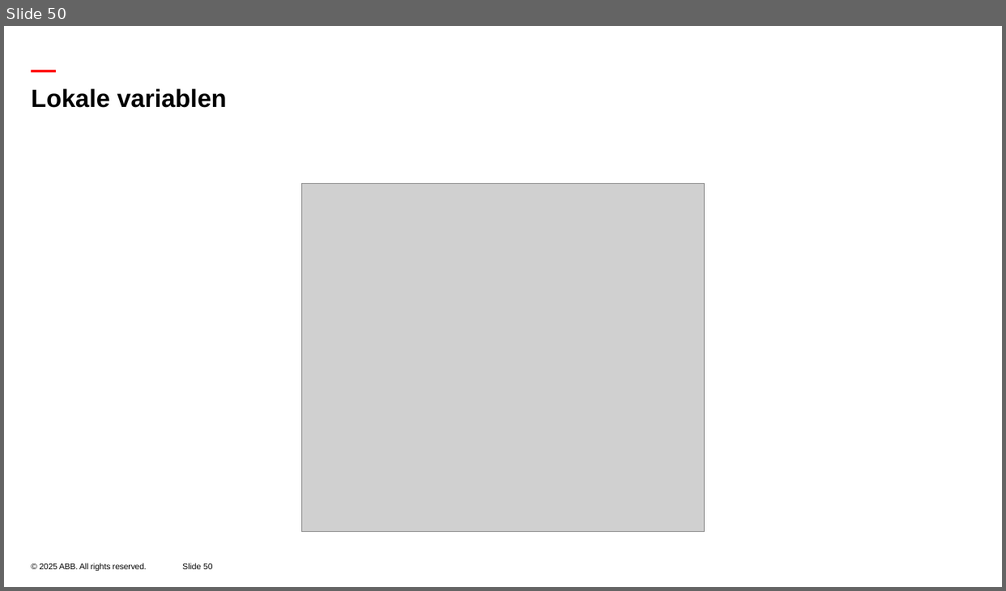
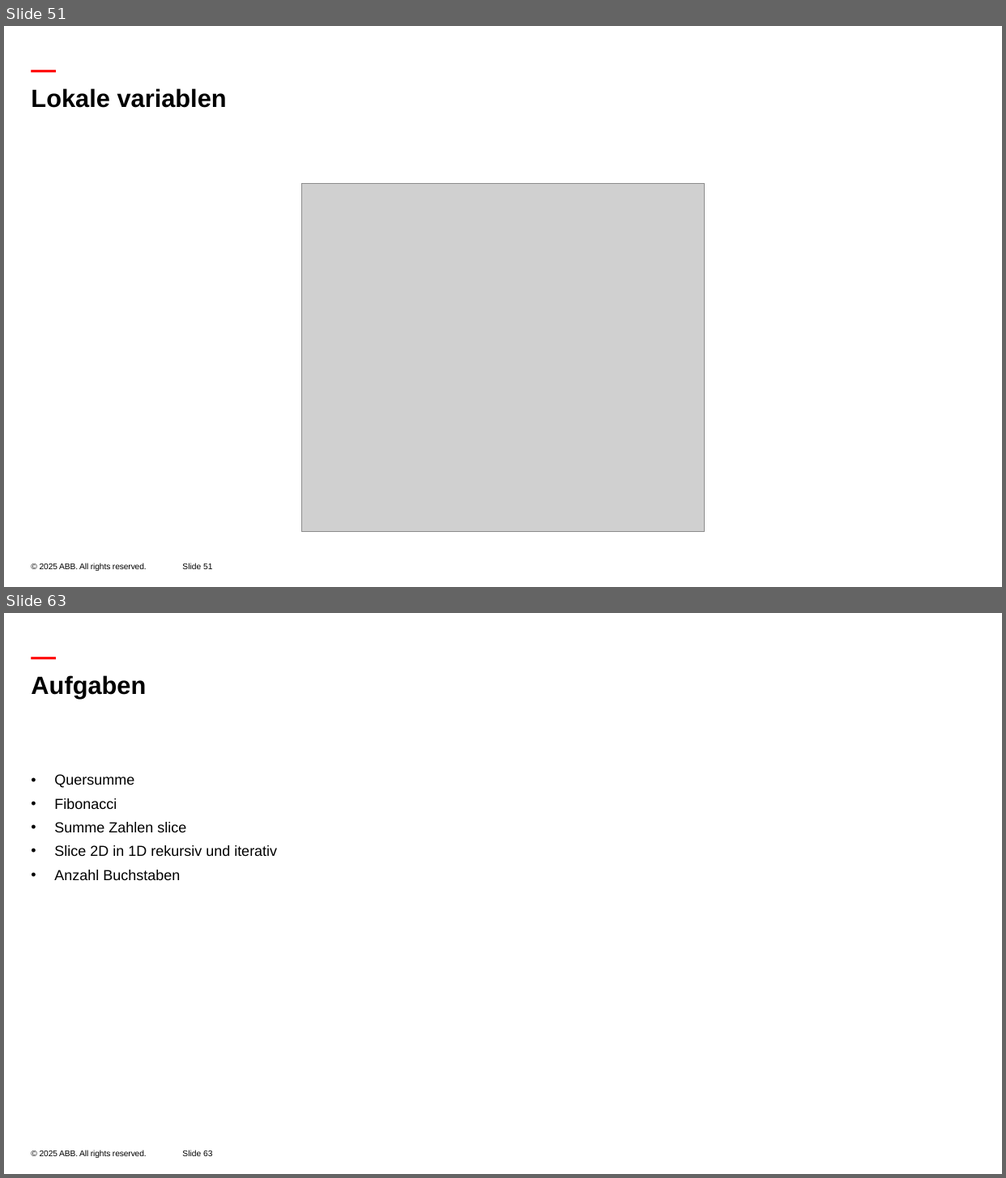
Before and after one commit to luisEM2/Programmieren-Vorpraktikum, a slide deck: 3 Zahlen.pptx. Shown one above the other, each under a label of ours: slide 50 before the commit, slides 51 and 63 after it; the slides between them are not shown. The pictures are 1006x591 and 1006x1178 pixels, drawn with LibreOffice and Linux fonts; fonts in the diff are those of the drawing; grey boxes stand for pictures; background and template pictures are left out. Boxes give left, top, right and bottom in pixels: in the first picture for what was removed or moved away, otherwise in the second. Text is boxed around its words. In the diff, an @@ line names an element or a change of style, - is before the commit and + after.

```diff
--- a/3 Zahlen.pptx
+++ b/3 Zahlen.pptx
@@ slide 63 added at (4, 613, 1002, 1174), background #FFFFFF; not listed: 3 template elements that a slide beside it also shows @@
@@ title added at (31, 675, 146, 699), 24 pt, text #000000, bold @@
+Aufgaben
@@ text added at (54, 774, 277, 880), 14 pt, text #000000 @@
+• Quersumme
+• Fibonacci
+• Summe Zahlen slice
+• Slice 2D in 1D rekursiv und iterativ
+• Anzahl Buchstaben
@@ what was slide 50 is now slide 51 @@
@@ page number at (182, 564, 212, 570): text changed @@
-Slide 50
+Slide 51
```
Also in this commit, not shown: 2 slides changed, 11 other slides added, 15 other files.
